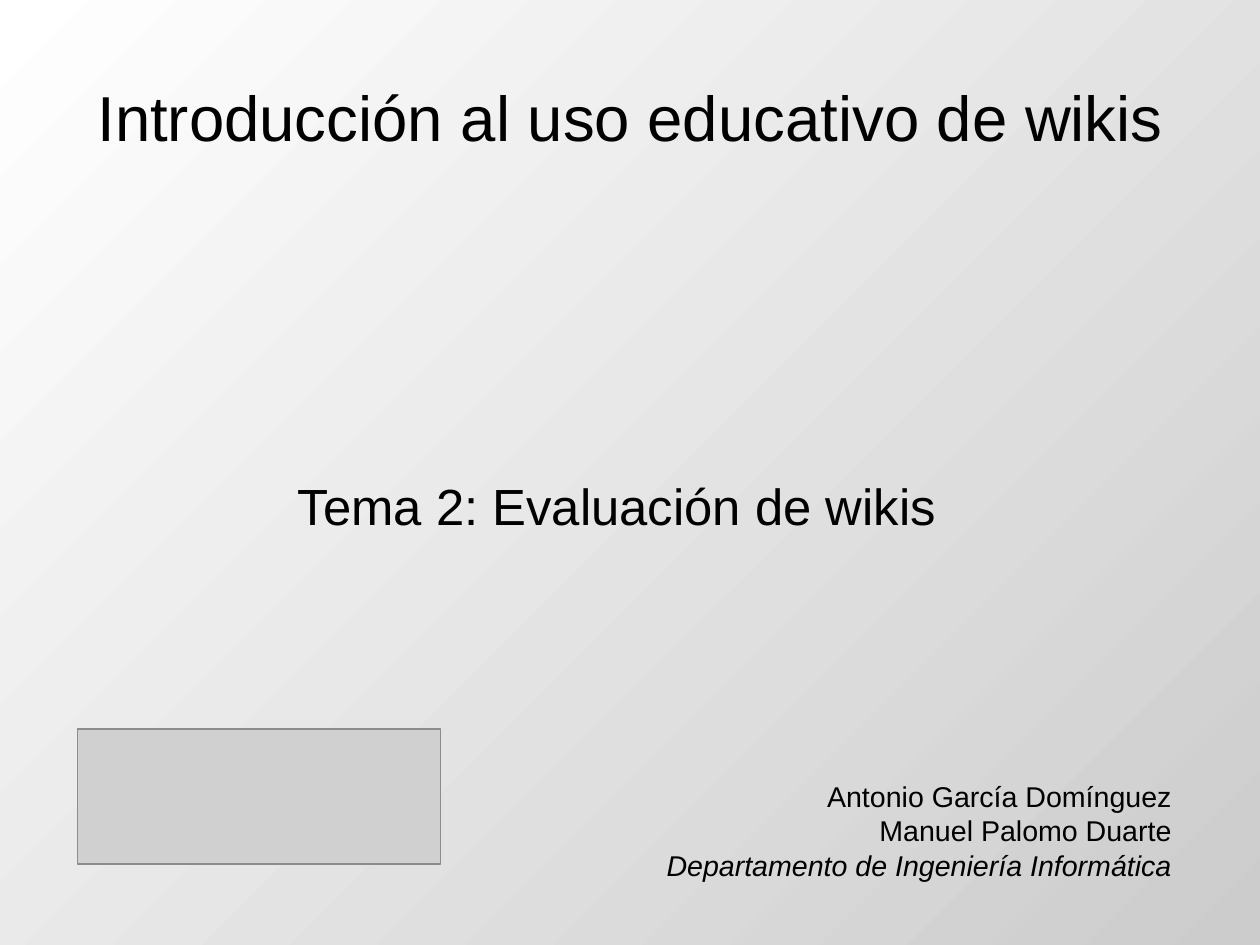
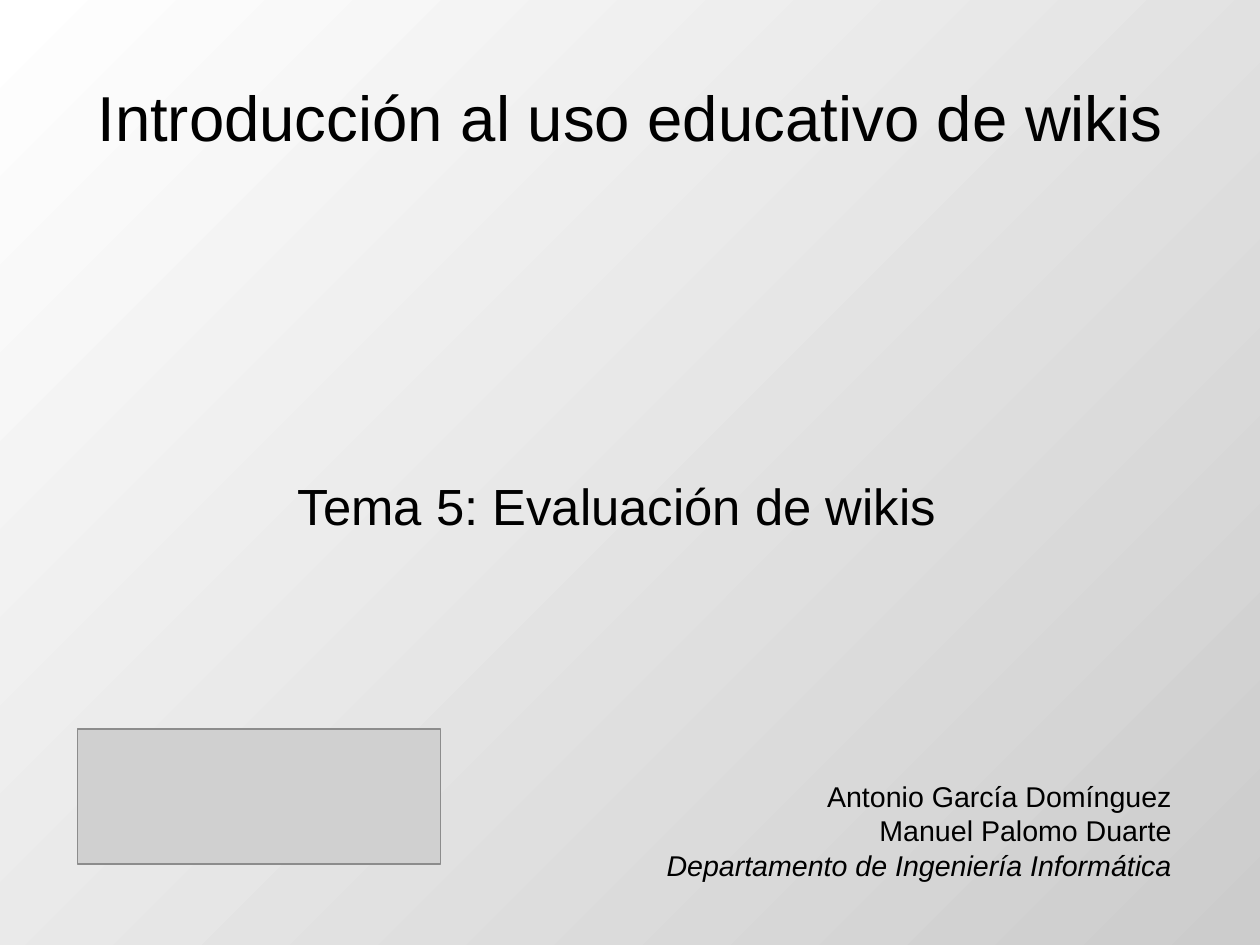
Before and after one commit to DrPantera/wikis4education, a slide deck: slide 1 of uca-2013_07/tema-5-EvaluacionWikis.odp. Drawn at 1260x945 pixels with LibreOffice and Linux fonts; fonts in the diff are those of the drawing; grey boxes stand for pictures. Boxes give left, top, right and bottom in pixels: in the first picture for what was removed or moved away, otherwise in the second. Text is boxed around its words. In the diff, an @@ line names an element or a change of style, - is before the commit and + after.

```diff
--- a/uca-2013_07/tema-5-EvaluacionWikis.odp
+++ b/uca-2013_07/tema-5-EvaluacionWikis.odp
@@ subtitle at (298, 487, 936, 526): text changed @@
-Tema 2: Evaluación de wikis
+Tema 5: Evaluación de wikis
```
Also in this commit, not shown: 3 other slides changed, 5 slides added, 2 other files.
